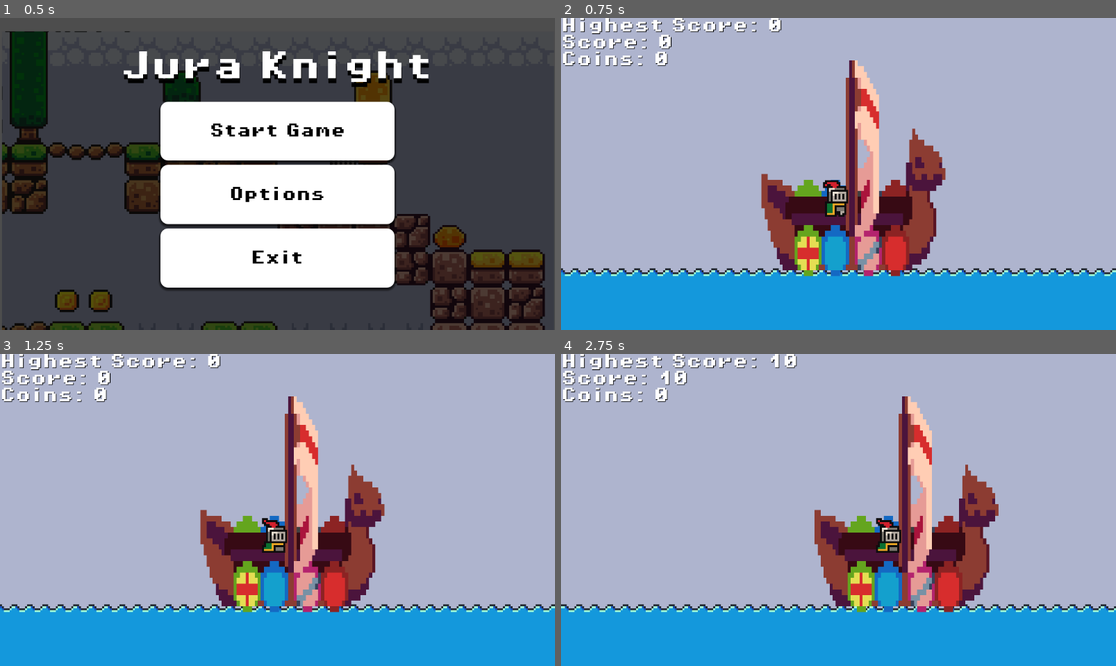
Above: before the commit, frames 1-4 (two rows, left to right).
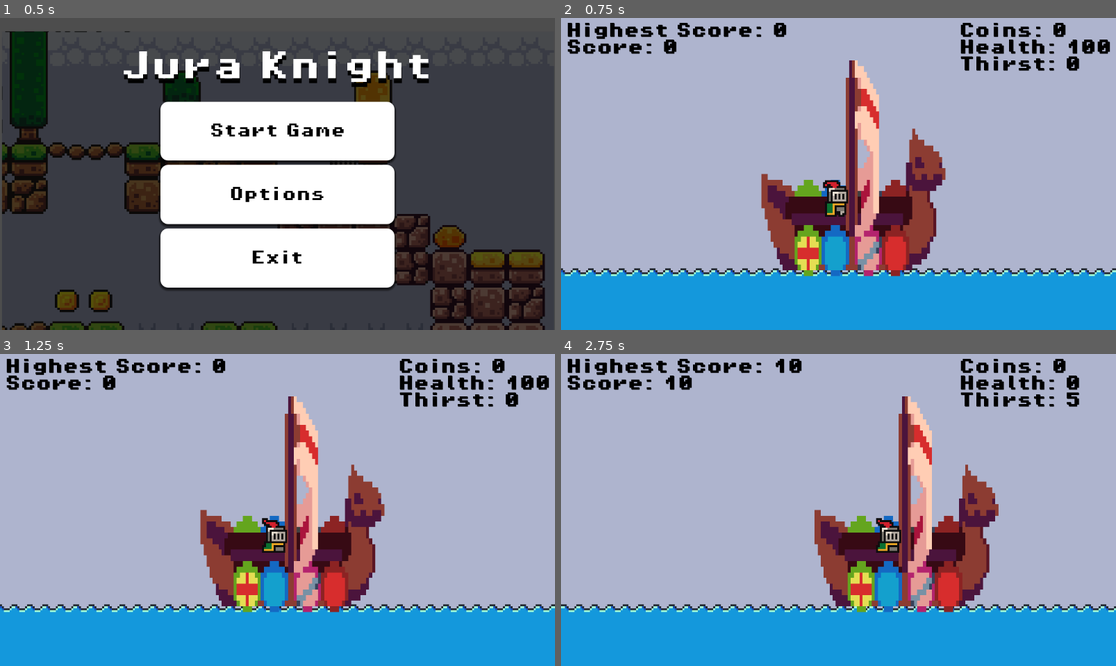
Above: after the commit, the same moments.

Repository: wessleyn/Jura-Knight
Game: Godot game, scene res://scenes/main_menu.tscn
Same seed, same stepped clock (60 frames per second), same inputs: the game is played once before the commit and once after it.
Inputs:
- Up to frame 1 (0.5 s): no input
- Up to frame 2 (0.75 s): click "Start Game" at 0.5 s
- Up to frame 3 (1.25 s): no input
- Up to frame 4 (2.75 s): tap Enter at 1.25 s; hold Right (move_right) from 1.28 s (still down); tap Up (jump) at 1.52, 2.27 s

Frame 1 is identical in both runs. In frame 2, 4.0% of the frame differs, in the area x 0-99%, y 0-17%; in frame 3, 4.0%; in frame 4, 4.0%, in the area x 0-94%, y 0-17%.

Commit message:
chore: added vases as scenes and remodelled the game stats

Diff:
--- a/scenes/game.tscn
+++ b/scenes/game.tscn
@@ -670,15 +670,36 @@
 script = ExtResource("8_0tnpc")
 
 [node name="ScoreLabel" type="Label" parent="GameManager"]
-offset_right = 160.0
-offset_bottom = 54.0
+offset_left = 10.0
+offset_top = 10.0
+offset_right = 470.0
+offset_bottom = 112.0
+theme_override_colors/font_color = Color(0, 0, 0, 1)
 theme_override_colors/font_shadow_color = Color(0, 0, 0, 1)
 theme_override_colors/font_outline_color = Color(0, 0, 0, 1)
 theme_override_fonts/font = ExtResource("8_gee14")
 theme_override_font_sizes/font_size = 32
 text = "Highest Score: 0
 Score: 0
-Coins: 0"
+"
+
+[node name="GameStats" type="Label" parent="GameManager"]
+anchors_preset = 1
+anchor_left = 1.0
+anchor_right = 1.0
+offset_left = -326.0
+offset_top = 10.0
+offset_right = -10.0
+offset_bottom = 112.0
+grow_horizontal = 0
+theme_override_colors/font_color = Color(0, 0, 0, 1)
+theme_override_colors/font_shadow_color = Color(0, 0, 0, 1)
+theme_override_colors/font_outline_color = Color(0, 0, 0, 1)
+theme_override_fonts/font = ExtResource("8_gee14")
+theme_override_font_sizes/font_size = 32
+text = "Coins: 0
+Health: 100
+Thirst: 0"
 
 [node name="BigWinterPlatform" parent="." instance=ExtResource("8_kvpfn")]
 position = Vector2(-552, 144)
--- /dev/null
+++ b/scenes/vases/green_vase.tscn
@@ -0,0 +1,131 @@
+[gd_scene load_steps=8 format=3 uid="uid://dei5hdi7qha6e"]
+
+[ext_resource type="Script" uid="uid://dw6ehb125nori" path="res://scripts/coin.gd" id="1_43yfa"]
+[ext_resource type="Texture2D" uid="uid://b2dq03tyb15qm" path="res://assets/sprites/world_tileset.png" id="2_quu4l"]
+[ext_resource type="AudioStream" uid="uid://vfsu7t2h7faj" path="res://assets/sounds/coin.wav" id="3_ancm3"]
+
+[sub_resource type="CapsuleShape2D" id="CapsuleShape2D_s0o17"]
+radius = 3.0
+height = 14.0
+
+[sub_resource type="Animation" id="Animation_1ikuy"]
+length = 0.001
+tracks/0/type = "value"
+tracks/0/imported = false
+tracks/0/enabled = true
+tracks/0/path = NodePath("..:visible")
+tracks/0/interp = 1
+tracks/0/loop_wrap = true
+tracks/0/keys = {
+"times": PackedFloat32Array(0),
+"transitions": PackedFloat32Array(1),
+"update": 1,
+"values": [true]
+}
+tracks/1/type = "value"
+tracks/1/imported = false
+tracks/1/enabled = true
+tracks/1/path = NodePath("../CollisionShape2D:disabled")
+tracks/1/interp = 1
+tracks/1/loop_wrap = true
+tracks/1/keys = {
+"times": PackedFloat32Array(0),
+"transitions": PackedFloat32Array(1),
+"update": 1,
+"values": [false]
+}
+tracks/2/type = "value"
+tracks/2/imported = false
+tracks/2/enabled = true
+tracks/2/path = NodePath(".:playing")
+tracks/2/interp = 1
+tracks/2/loop_wrap = true
+tracks/2/keys = {
+"times": PackedFloat32Array(0),
+"transitions": PackedFloat32Array(1),
+"update": 1,
+"values": [false]
+}
+
+[sub_resource type="Animation" id="Animation_d14el"]
+resource_name = "pickup"
+tracks/0/type = "value"
+tracks/0/imported = false
+tracks/0/enabled = true
+tracks/0/path = NodePath("..:visible")
+tracks/0/interp = 1
+tracks/0/loop_wrap = true
+tracks/0/keys = {
+"times": PackedFloat32Array(0),
+"transitions": PackedFloat32Array(1),
+"update": 1,
+"values": [false]
+}
+tracks/1/type = "value"
+tracks/1/imported = false
+tracks/1/enabled = true
+tracks/1/path = NodePath("../CollisionShape2D:disabled")
+tracks/1/interp = 1
+tracks/1/loop_wrap = true
+tracks/1/keys = {
+"times": PackedFloat32Array(0),
+"transitions": PackedFloat32Array(1),
+"update": 1,
+"values": [true]
+}
+tracks/2/type = "value"
+tracks/2/imported = false
+tracks/2/enabled = true
+tracks/2/path = NodePath(".:playing")
+tracks/2/interp = 1
+tracks/2/loop_wrap = true
+tracks/2/keys = {
+"times": PackedFloat32Array(0),
+"transitions": PackedFloat32Array(1),
+"update": 1,
+"values": [true]
+}
+tracks/3/type = "method"
+tracks/3/imported = false
+tracks/3/enabled = true
+tracks/3/path = NodePath("..")
+tracks/3/interp = 1
+tracks/3/loop_wrap = true
+tracks/3/keys = {
+"times": PackedFloat32Array(1),
+"transitions": PackedFloat32Array(1),
+"values": [{
+"args": [],
+"method": &"queue_free"
+}]
+}
+
+[sub_resource type="AnimationLibrary" id="AnimationLibrary_wnlwo"]
+_data = {
+&"RESET": SubResource("Animation_1ikuy"),
+&"pickup": SubResource("Animation_d14el")
+}
+
+[node name="Green Vase" type="Area2D"]
+collision_mask = 2
+script = ExtResource("1_43yfa")
+
+[node name="Sprite2D" type="Sprite2D" parent="."]
+texture = ExtResource("2_quu4l")
+region_enabled = true
+region_rect = Rect2(3, 113, 10, 16)
+
+[node name="CollisionShape2D" type="CollisionShape2D" parent="."]
+shape = SubResource("CapsuleShape2D_s0o17")
+
+[node name="Pickup Sound" type="AudioStreamPlayer2D" parent="."]
+stream = ExtResource("3_ancm3")
+bus = &"SFX "
+
+[node name="AnimationPlayer" type="AnimationPlayer" parent="."]
+root_node = NodePath("../Pickup Sound")
+libraries = {
+&"": SubResource("AnimationLibrary_wnlwo")
+}
+
+[connection signal="body_entered" from="." to="." method="_on_body_entered"]
--- /dev/null
+++ b/scenes/vases/water_vase.tscn
@@ -0,0 +1,131 @@
+[gd_scene load_steps=8 format=3 uid="uid://du1eg6cexuhna"]
+
+[ext_resource type="Script" uid="uid://dw6ehb125nori" path="res://scripts/coin.gd" id="1_ou7yw"]
+[ext_resource type="Texture2D" uid="uid://b2dq03tyb15qm" path="res://assets/sprites/world_tileset.png" id="2_u8w3b"]
+[ext_resource type="AudioStream" uid="uid://vfsu7t2h7faj" path="res://assets/sounds/coin.wav" id="3_y85lb"]
+
+[sub_resource type="CapsuleShape2D" id="CapsuleShape2D_s0o17"]
+radius = 3.0
+height = 14.0
+
+[sub_resource type="Animation" id="Animation_1ikuy"]
+length = 0.001
+tracks/0/type = "value"
+tracks/0/imported = false
+tracks/0/enabled = true
+tracks/0/path = NodePath("..:visible")
+tracks/0/interp = 1
+tracks/0/loop_wrap = true
+tracks/0/keys = {
+"times": PackedFloat32Array(0),
+"transitions": PackedFloat32Array(1),
+"update": 1,
+"values": [true]
+}
+tracks/1/type = "value"
+tracks/1/imported = false
+tracks/1/enabled = true
+tracks/1/path = NodePath("../CollisionShape2D:disabled")
+tracks/1/interp = 1
+tracks/1/loop_wrap = true
+tracks/1/keys = {
+"times": PackedFloat32Array(0),
+"transitions": PackedFloat32Array(1),
+"update": 1,
+"values": [false]
+}
+tracks/2/type = "value"
+tracks/2/imported = false
+tracks/2/enabled = true
+tracks/2/path = NodePath(".:playing")
+tracks/2/interp = 1
+tracks/2/loop_wrap = true
+tracks/2/keys = {
+"times": PackedFloat32Array(0),
+"transitions": PackedFloat32Array(1),
+"update": 1,
+"values": [false]
+}
+
+[sub_resource type="Animation" id="Animation_d14el"]
+resource_name = "pickup"
+tracks/0/type = "value"
+tracks/0/imported = false
+tracks/0/enabled = true
+tracks/0/path = NodePath("..:visible")
+tracks/0/interp = 1
+tracks/0/loop_wrap = true
+tracks/0/keys = {
+"times": PackedFloat32Array(0),
+"transitions": PackedFloat32Array(1),
+"update": 1,
+"values": [false]
+}
+tracks/1/type = "value"
+tracks/1/imported = false
+tracks/1/enabled = true
+tracks/1/path = NodePath("../CollisionShape2D:disabled")
+tracks/1/interp = 1
+tracks/1/loop_wrap = true
+tracks/1/keys = {
+"times": PackedFloat32Array(0),
+"transitions": PackedFloat32Array(1),
+"update": 1,
+"values": [true]
+}
+tracks/2/type = "value"
+tracks/2/imported = false
+tracks/2/enabled = true
+tracks/2/path = NodePath(".:playing")
+tracks/2/interp = 1
+tracks/2/loop_wrap = true
+tracks/2/keys = {
+"times": PackedFloat32Array(0),
+"transitions": PackedFloat32Array(1),
+"update": 1,
+"values": [true]
+}
+tracks/3/type = "method"
+tracks/3/imported = false
+tracks/3/enabled = true
+tracks/3/path = NodePath("..")
+tracks/3/interp = 1
+tracks/3/loop_wrap = true
+tracks/3/keys = {
+"times": PackedFloat32Array(1),
+"transitions": PackedFloat32Array(1),
+"values": [{
+"args": [],
+"method": &"queue_free"
+}]
+}
+
+[sub_resource type="AnimationLibrary" id="AnimationLibrary_wnlwo"]
+_data = {
+&"RESET": SubResource("Animation_1ikuy"),
+&"pickup": SubResource("Animation_d14el")
+}
+
+[node name="Water Vase" type="Area2D"]
+collision_mask = 2
+script = ExtResource("1_ou7yw")
+
+[node name="Sprite2D" type="Sprite2D" parent="."]
+texture = ExtResource("2_u8w3b")
+region_enabled = true
+region_rect = Rect2(3.78979, 129.552, 8.2963, 14.3539)
+
+[node name="CollisionShape2D" type="CollisionShape2D" parent="."]
+shape = SubResource("CapsuleShape2D_s0o17")
+
+[node name="Pickup Sound" type="AudioStreamPlayer2D" parent="."]
+stream = ExtResource("3_y85lb")
+bus = &"SFX "
+
+[node name="AnimationPlayer" type="AnimationPlayer" parent="."]
+root_node = NodePath("../Pickup Sound")
+libraries = {
+&"": SubResource("AnimationLibrary_wnlwo")
+}
+
+[connection signal="body_entered" from="." to="." method="_on_body_entered"]
--- a/scripts/game_manager.gd
+++ b/scripts/game_manager.gd
@@ -1,25 +1,48 @@
 extends CanvasLayer
 
 @onready var score_label: Label = $ScoreLabel
+@onready var game_stats: Label = $GameStats
 
 var score = 0
 var coins = 0
+var health = 0
+var thirst = 0
 
 func _ready():
 	 # initialize the current high score on game start
 	updateScore()
 
 func updateScore ():
-	score_label.text = "Highest Score: %d\nScore: %d\nCoins: %d" % [
-		int(Global.high_score), int(score), coins
+	score_label.text = "Highest Score: %d\nScore: %d" % [
+		int(Global.high_score), int(score)
 	]
+
+func updateStats():
+		game_stats.text = "Coins: %d\nHealth: %d\nThirst: %d" % [
+		coins, int(health),  int(thirst)
+	]
+
 func addPoint(point):
 	score += point
 	if score >= Global.high_score: Global.high_score = score
-
-
 	updateScore()
 
 func addCoin():
 	coins += 1
 	addPoint(5)
+	updateStats()
+
+func increaseThirst(point):
+	# TODO: slow down movement when thirst reaches 100
+	thirst += point
+	updateStats()
+
+func takeDamage(point):
+	health -= point
+	updateStats()
+	if(health <= 0): pass #die
+
+func takeHealing(point):
+	health += point
+	if(health >= 0): health = 100 #or change health from green to purple
+	updateStats()
--- a/scripts/knight.gd
+++ b/scripts/knight.gd
@@ -5,6 +5,7 @@
 const JUMP_VELOCITY = -300.0
 
 var prevPosition = 0
+var highestPosition = 0
 
 @onready var animated_sprite : AnimatedSprite2D = $AnimatedSprite2D
 @onready var ship: AnimatableBody2D = $"../Ship"
@@ -38,7 +39,8 @@
 
 func _ready() -> void:
 	#mark the starting point as the highest distance moved
-	prevPosition = position.x
+	highestPosition = position.x
+	prevPosition = highestPosition
 
 func _physics_process(delta: float) -> void:
 	# Add the gravity.
@@ -54,7 +56,12 @@
 	else:
 		enableMovement(direction)
 		move_and_slide()
-	# increase score based on world exploration
-	if(position.x > prevPosition):
-		game_manager.addPoint(0.125)
-		prevPosition = position.x #mark new highest distance reached
+
+	if(position.x > highestPosition):
+		game_manager.addPoint(0.125) # increase score based on world exploration
+		highestPosition = position.x #mark new highest position reached
+
+	if(position.x != prevPosition):
+		# increase thirst by distance 'moved' irregardless of direction
+		game_manager.increaseThirst(0.0625)
+		prevPosition = position.x # mark the new previous position
